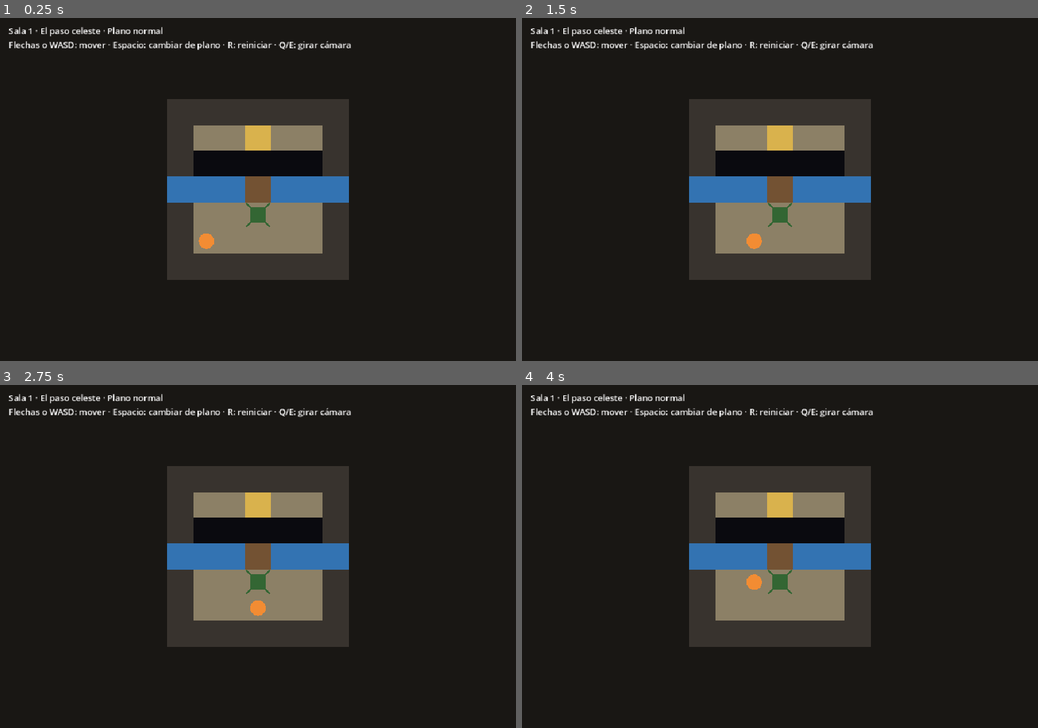
Above: before the commit, frames 1-4 (two rows, left to right).
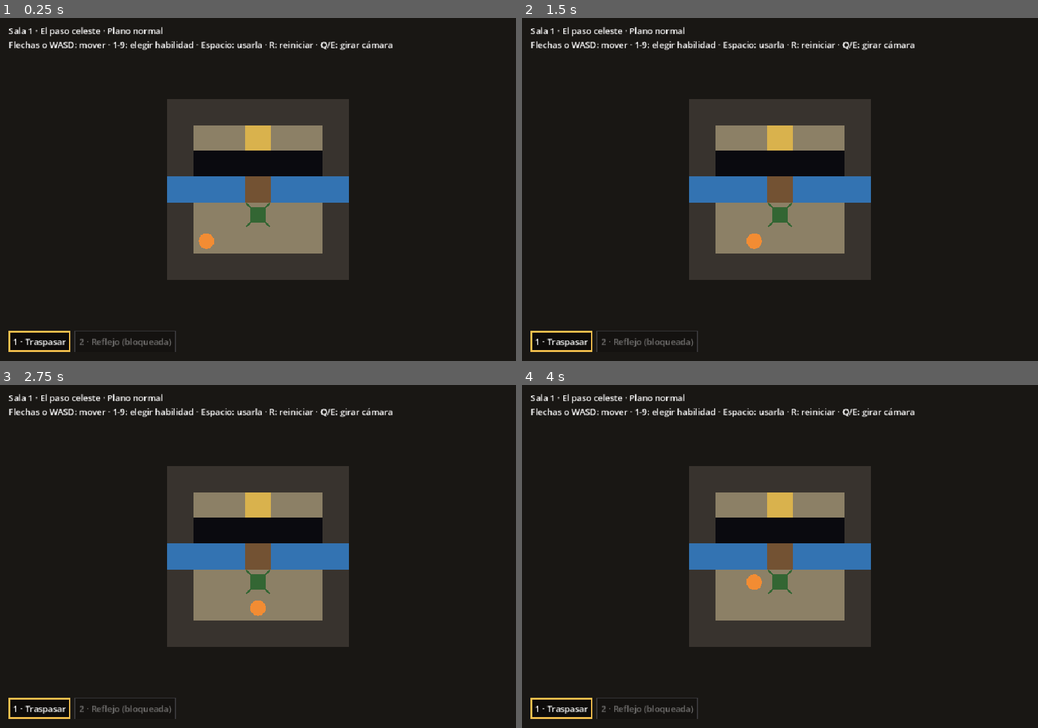
Above: after the commit, the same moments.

Repository: AngeloCS19/Juego
Game: Godot game, scene res://main.tscn
Same seed, same stepped clock (60 frames per second), same inputs: the game is played once before the commit and once after it.
Inputs:
- Up to frame 1 (0.25 s): no input
- Up to frame 2 (1.5 s): tap Enter at 0.5 s; hold Right 0.53-1.28 s; tap 1 at 0.6 s; tap Space at 0.77, 1.07 s; tap 2 at 0.8, 1.35 s; hold Down from 1.28 s (still down)
- Up to frame 3 (2.75 s): tap Space at 1.52, 1.82 s; tap 3 at 1.55, 2.1 s; release Down at 2.03 s; hold Right from 2.03 s (still down); tap 4 at 2.3 s
- Up to frame 4 (4 s): tap Space at 2.75, 3.02, 3.32, 3.77 s; release Right at 2.78 s; hold Up 2.78-3.53 s; tap 4 at 2.85 s; tap 5 at 3.05, 3.6 s; tap Enter at 3.5 s; hold Left from 3.53 s (still down); tap 6 at 3.8 s

The runs differ from the first frame. In frame 1, 1.1% of the frame differs, in the area x 1-77%, y 6-98%; in frame 2, 1.1%; in frame 3, 1.1%; in frame 4, 1.1%.

Commit message:
Barra de habilidades con una sola activa a la vez
- Habilidad (molde) y Traspasar como primera habilidad.
- BarraHabilidades: teclas 1-9 eligen, Espacio usa la activa.
- No se cambia de habilidad mientras la activa está en curso
  (en el plano espiritual sigue activa Traspasar).
- Reflejo aparece bloqueada como adelanto.

Co-Authored-By: Claude Opus 5.5 (1M context) <noreply@anthropic.com>
Claude-Session: https://claude.ai/code/session_01CgeRXwbMC7VvuvXY2F3GVs

Diff:
--- /dev/null
+++ b/scripts/barra_habilidades.gd
@@ -0,0 +1,52 @@
+class_name BarraHabilidades
+extends HBoxContainer
+## Barra con las habilidades del jugador. Solo una está activa a la vez,
+## y no se puede cambiar mientras la activa siga en curso.
+
+const COLOR_ACTIVA := Color(0.95, 0.75, 0.3)
+const COLOR_NORMAL := Color(0.4, 0.4, 0.45)
+
+var habilidades: Array[Habilidad] = []
+var activa := 0
+var _casillas: Array[PanelContainer] = []
+
+
+func _init(p_habilidades: Array[Habilidad]) -> void:
+	habilidades = p_habilidades
+	add_theme_constant_override("separation", 8)
+	for i in habilidades.size():
+		var casilla := PanelContainer.new()
+		var texto := Label.new()
+		texto.text = "%d · %s" % [i + 1, habilidades[i].nombre]
+		if not habilidades[i].disponible:
+			texto.text += " (bloqueada)"
+			casilla.modulate.a = 0.4
+		casilla.add_child(texto)
+		add_child(casilla)
+		_casillas.append(casilla)
+	_pintar()
+
+
+## Intenta activar la habilidad i. Devuelve false si no se puede.
+func elegir(i: int, sala: Sala) -> bool:
+	if i < 0 or i >= habilidades.size() or not habilidades[i].disponible:
+		return false
+	if i != activa and habilidades[activa].en_curso(sala):
+		return false
+	activa = i
+	_pintar()
+	return true
+
+
+func usar(sala: Sala) -> void:
+	habilidades[activa].usar(sala)
+
+
+func _pintar() -> void:
+	for i in _casillas.size():
+		var estilo := StyleBoxFlat.new()
+		estilo.bg_color = Color(0, 0, 0, 0.5)
+		estilo.border_color = COLOR_ACTIVA if i == activa else COLOR_NORMAL
+		estilo.set_border_width_all(3 if i == activa else 1)
+		estilo.set_content_margin_all(8)
+		_casillas[i].add_theme_stylebox_override("panel", estilo)
--- /dev/null
+++ b/scripts/habilidades/habilidad.gd
@@ -0,0 +1,22 @@
+class_name Habilidad
+extends RefCounted
+## Una habilidad del jugador. Cada habilidad nueva (Reflejo, Giro...) es una subclase
+## que implementa usar() y, si dura en el tiempo, en_curso().
+
+var nombre: String
+var disponible: bool  # false: se ve en la barra, pero el jugador todavía no la consigue
+
+
+func _init(p_nombre := "", p_disponible := true) -> void:
+	nombre = p_nombre
+	disponible = p_disponible
+
+
+## Lo que pasa al presionar Espacio con esta habilidad activa.
+func usar(_sala: Sala) -> void:
+	pass
+
+
+## true mientras la habilidad sigue en efecto; en ese tiempo no se puede elegir otra.
+func en_curso(_sala: Sala) -> bool:
+	return false
--- /dev/null
+++ b/scripts/habilidades/traspasar.gd
@@ -0,0 +1,16 @@
+class_name Traspasar
+extends Habilidad
+## Pasar del plano normal al espiritual y volver.
+
+
+func _init() -> void:
+	super("Traspasar")
+
+
+func usar(sala: Sala) -> void:
+	sala.cambiar_plano()
+
+
+## Mientras estés en el plano espiritual, Traspasar sigue activa.
+func en_curso(sala: Sala) -> bool:
+	return sala.espiritual
--- a/scripts/main.gd
+++ b/scripts/main.gd
@@ -13,6 +13,7 @@
 var indice := 0
 var giro := 0  # cuartos de vuelta de la cámara (0 a 3)
 var sala: Sala
+var barra: BarraHabilidades
 
 @onready var pivote: Node2D = $Pivote
 @onready var etiqueta: Label = $Interfaz/Etiqueta
@@ -20,6 +21,10 @@
 
 func _ready() -> void:
 	pivote.position = get_viewport_rect().size / 2
+	var lista: Array[Habilidad] = [Traspasar.new(), Habilidad.new("Reflejo", false)]
+	barra = BarraHabilidades.new(lista)
+	barra.position = Vector2(16, get_viewport_rect().size.y - 56)
+	$Interfaz.add_child(barra)
 	_cargar_sala()
 
 
@@ -50,7 +55,12 @@
 		KEY_RIGHT, KEY_D:
 			_mover(Vector2i.RIGHT)
 		KEY_SPACE:
-			sala.cambiar_plano()
+			barra.usar(sala)
+		KEY_1, KEY_2, KEY_3, KEY_4, KEY_5, KEY_6, KEY_7, KEY_8, KEY_9:
+			var i: int = evento.keycode - KEY_1
+			if not barra.elegir(i, sala) and i < barra.habilidades.size() and barra.habilidades[i].disponible:
+				_on_plano_cambiado(sala.espiritual)
+				etiqueta.text += "\nTermina la habilidad activa antes de elegir otra."
 		KEY_R:
 			sala.reiniciar()
 		KEY_Q:
@@ -72,7 +82,7 @@
 
 func _on_plano_cambiado(espiritual: bool) -> void:
 	RenderingServer.set_default_clear_color(FONDO_ESPIRITUAL if espiritual else FONDO_NORMAL)
-	etiqueta.text = "Sala %d · %s · Plano %s\nFlechas o WASD: mover · Espacio: cambiar de plano · R: reiniciar · Q/E: girar cámara" % [
+	etiqueta.text = "Sala %d · %s · Plano %s\nFlechas o WASD: mover · 1-9: elegir habilidad · Espacio: usarla · R: reiniciar · Q/E: girar cámara" % [
 		indice + 1, sala.datos["nombre"], "espiritual" if espiritual else "normal"]
 
 
--- a/tests/test_reflexion.gd
+++ b/tests/test_reflexion.gd
@@ -49,6 +49,21 @@
 	_igual(sala.jugador, Vector2i(1, 5), "la sala se reinicia después de caer")
 	sala.free()
 
+	# Solo una habilidad activa; no se cambia mientras Traspasar está en curso.
+	var sala_b := Sala.new()
+	sala_b.cargar("res://salas/rio_00.json")
+	var lista: Array[Habilidad] = [Traspasar.new(), Habilidad.new("Otra"), Habilidad.new("Bloqueada", false)]
+	var barra := BarraHabilidades.new(lista)
+	_igual(barra.elegir(2, sala_b), false, "no se elige una habilidad bloqueada")
+	_igual(barra.elegir(1, sala_b), true, "se elige otra habilidad en el plano normal")
+	_igual(barra.elegir(0, sala_b), true, "se vuelve a Traspasar")
+	barra.usar(sala_b)
+	_igual(sala_b.espiritual, true, "usar Traspasar cambia al plano espiritual")
+	_igual(barra.elegir(1, sala_b), false, "no se cambia de habilidad en el plano espiritual")
+	_igual(barra.activa, 0, "Traspasar sigue activa")
+	barra.free()
+	sala_b.free()
+
 	print("Fallos: %d" % fallos)
 	quit(1 if fallos else 0)
 
Not shown, added: scripts/barra_habilidades.gd.uid
Not shown, added: scripts/habilidades/habilidad.gd.uid
Not shown, added: scripts/habilidades/traspasar.gd.uid
Not shown, changed: README.md
